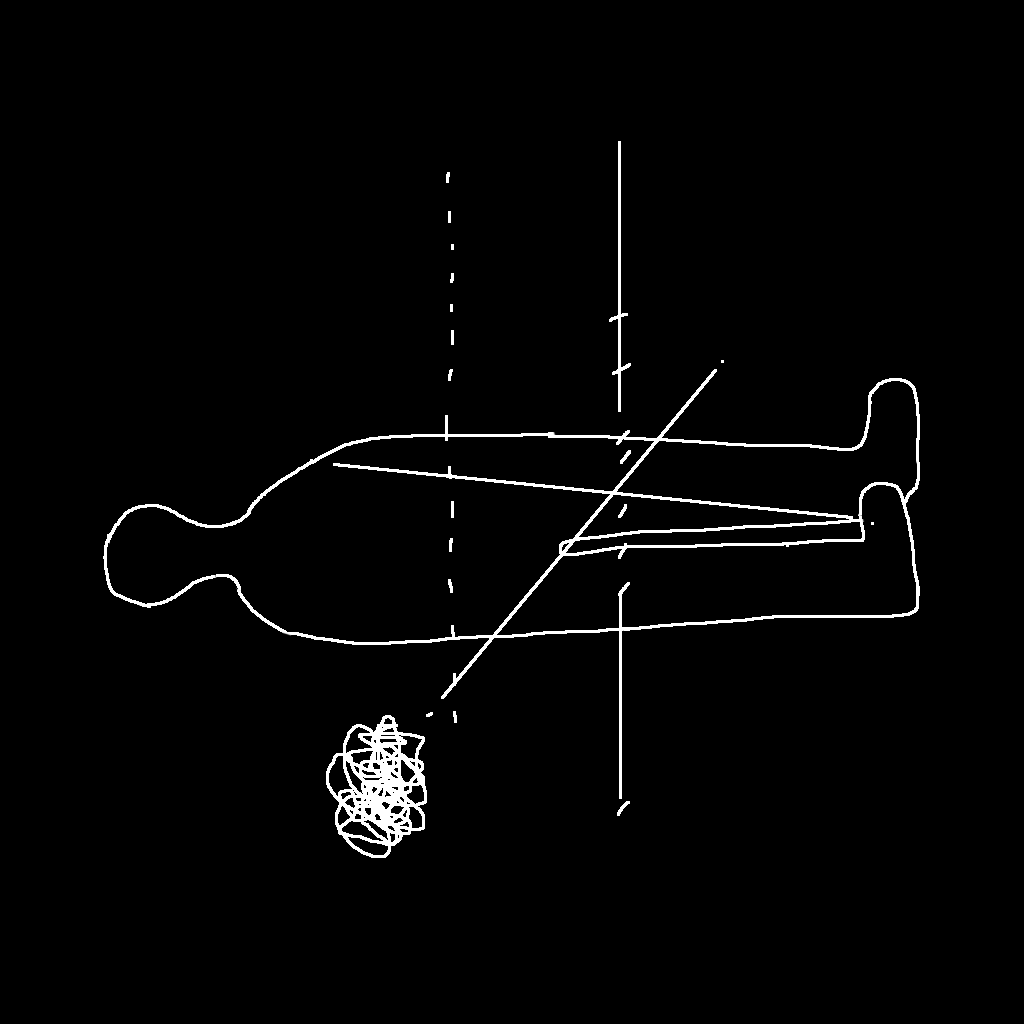
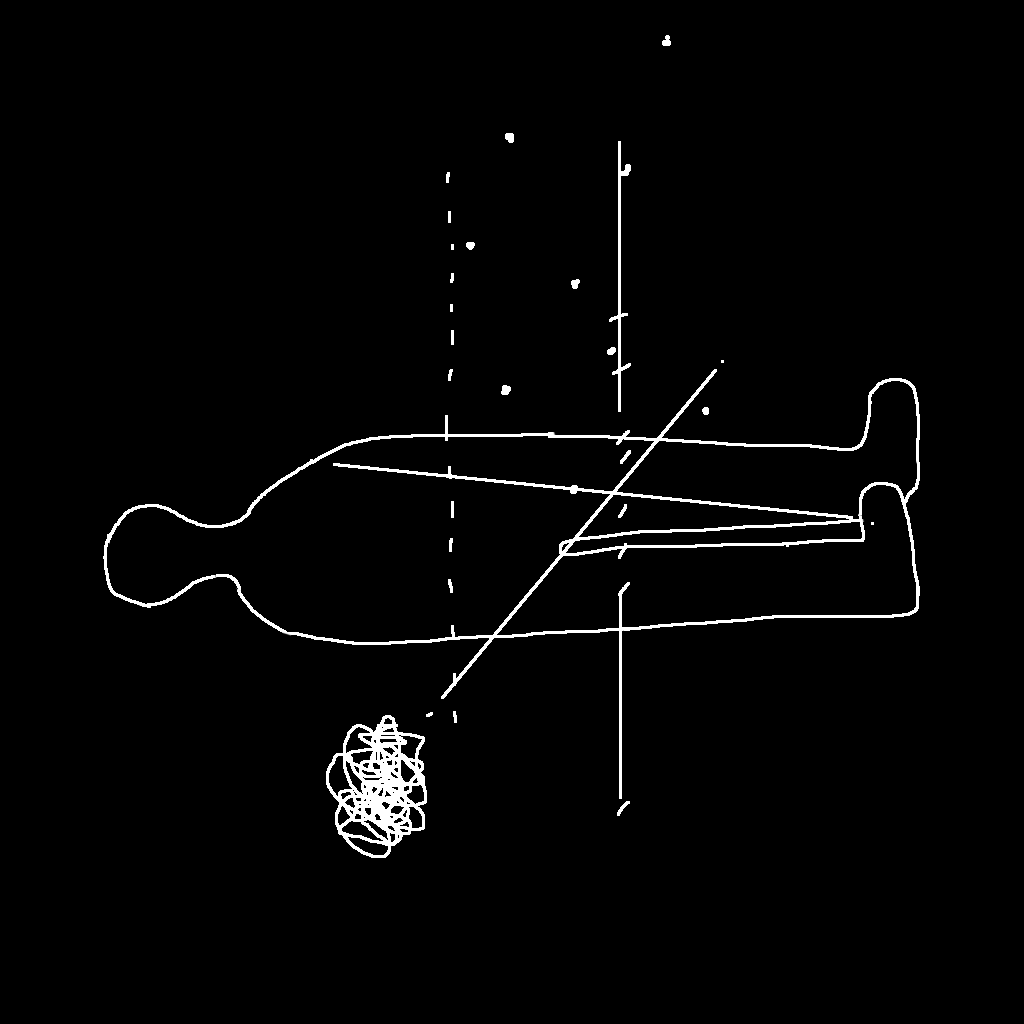
Comparing the layer stacks of the two 1024x1024 images. Changes:
showed "Layer 6" over [466, 40, 709, 491]
showed "Layer 5" over [467, 40, 709, 491]
showed "Layer 4" over [468, 35, 707, 494]
